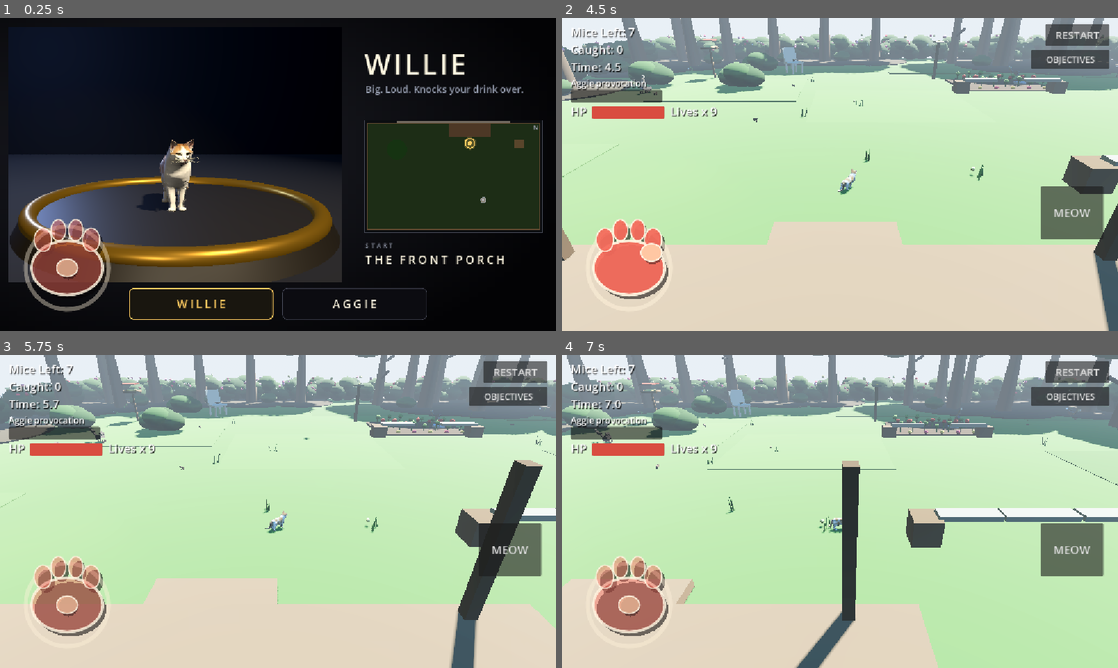
Above: before the commit, frames 1-4 (two rows, left to right).
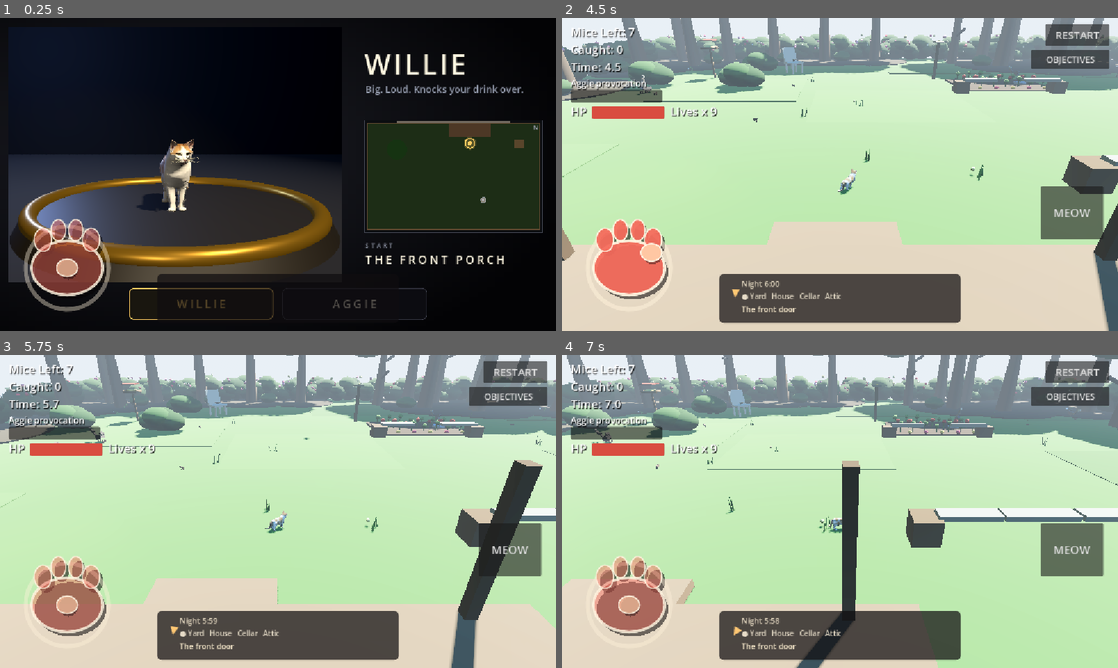
Above: after the commit, the same moments.

Repository: danfour649/puppies-vs-kittens
Game: Godot game, scene res://main.tscn
Same seed, same stepped clock (60 frames per second), same inputs: the game is played once before the commit and once after it.
Inputs (mouse positions are in pixels of both pictures, inside the frame that each line leads up to):
- Up to frame 1 (0.25 s): no input
- Up to frame 2 (4.5 s): click "RESTART" at 0.5 s; click "RESTART" at 1.25 s; click "RESTART" at 2 s; click "MEOW" at 2.75 s; click "OBJECTIVES" at 3.5 s; tap Enter at 4.25 s; drag from (628, 259) to (895, 105) at 4.27 s
- Up to frame 3 (5.75 s): drag from (166, 527) to (250, 574) at 5.02 s
- Up to frame 4 (7 s): move the mouse to (895, 442) at 5.77 s; hold Right 5.78-6.5 s; hold Enter 5.78-6.5 s; click (895, 442) at 5.92 s; tap E at 6.05 s; drag from (812, 574) to (673, 464) at 6.52 s

The runs differ from the first frame. In frame 1, 1.1% of the frame differs, in the area x 28-72%, y 81-97%; in frame 2, 6.9%, in the area x 28-72%, y 81-98%; in frame 3, 6.9%; in frame 4, 6.9%.

Commit message:
Give the night a start, the floors, Glenys, and a compass.
After you pick a cat, a six-minute round asks you to come in from the yard, see the basement, look in on the attic, and stand with Glenys. Dawn or staying in her arms near the end fails the night, and R starts it again. The compass names the floor you are on and points at the next door.

Co-authored-by: Daniel Anthony Fitzgerald <danfour@gmail.com>

Diff:
--- a/godot3d/main.gd
+++ b/godot3d/main.gd
@@ -59,6 +59,7 @@
 var outside: OutsideSystem = null # OUTSIDE
 var occupants: OccupantSystem = null # OCCUPANTS (hub)
 var glenys: GlenysSystem = null # GLENYS (the cat-chaser)
+var night: NightRun = null # the round: floors, Glenys, dawn
 var run_over := false # POISON: a poison death ends the run (no respawn)
 var catch_radius := 0.62
 var duo_shake := Vector3.ZERO
@@ -127,6 +128,10 @@
 	module.build_occupants()
 	occupants = module.occupants
 	_build_glenys()
+	night = NightRun.new()
+	night.name = "NightRun"
+	add_child(night)
+	night.setup(self)
 	# OUTSIDE: trees + squirrels, feeder birds + ambush, the street
 	# frontage (hostile traffic, the Corolla island, the fish
 	# treat) and pedestrians walking dogs.
@@ -657,6 +662,8 @@
 		return
 	if duo != null and duo.input_locked():
 		return
+	if night != null and night.blocks_move():
+		return
 	if cat.is_on_floor():
 		cat.jump()
 	else:
@@ -769,7 +776,9 @@
 		# the smoke test drives straight through it.)
 		if duo != null and duo.input_locked():
 			dir = Vector3.ZERO
-		if run_over: # POISON: the run is over; the cat goes nowhere.
+		if run_over or (night != null and night.blocks_move()):
+			# Poison, or the night card / the ending. The override
+			# above is left alone so the suites can still walk.
 			dir = Vector3.ZERO
 			sprint = false
 			stalk = false
--- /dev/null
+++ b/godot3d/tests/test_night_run.gd
@@ -0,0 +1,108 @@
+extends Node
+## The night round on the full house: start, the floors, Glenys,
+## dawn, and getting caught.
+## Run: godot --headless --path godot3d res://tests/test_night_run.tscn
+
+var _pass := 0
+var _fail := 0
+
+
+func check(cond: bool, label: String) -> void:
+	if cond:
+		_pass += 1
+		print("  ok - ", label)
+	else:
+		_fail += 1
+		print("  FAIL - ", label)
+
+
+func frames(n: int) -> void:
+	for _i in n:
+		await get_tree().physics_frame
+
+
+func _ready() -> void:
+	_run()
+
+
+func _run() -> void:
+	print("NIGHT RUN TESTS")
+	await _round()
+	await _dawn()
+	await _caught()
+	print("NIGHT RUN TESTS DONE: %d passed, %d failed" % [_pass, _fail])
+	get_tree().quit(0 if _fail == 0 else 1)
+
+
+func _boot():
+	var game = load("res://main.tscn").instantiate()
+	add_child(game)
+	await frames(12)
+	game.duo.choose("willie")
+	await frames(4)
+	game.night.start_playing()
+	return game
+
+
+func _round() -> void:
+	var game = await _boot()
+	var night: NightRun = game.night
+	var obj: PvKObjectives = game.objectives
+	check(night.phase == "playing", "the night is underway")
+	check(obj.get_item("night:threshold") != null, "coming inside is an objective")
+	check(obj.get_item("night:cellar") != null, "the basement is an objective")
+	check(obj.get_item("night:attic") != null, "the attic is an objective")
+	check(obj.get_item("night:glenys") != null, "Glenys is the ending")
+	var door: Vector3 = HouseSpec.connectors(HouseSpec.OUTSIDE)[0]["at"]
+	var aim: Vector3 = night.aim_point()
+	check(Vector2(aim.x - door.x, aim.z - door.z).length() < 0.3, "the compass points at the front door")
+	check(night.hint_text() == "The front door", "the compass names the front door")
+	game.zones.travel(HouseSpec.GROUND_FLOOR, "EntryFrontDoor", true)
+	await frames(2)
+	check(obj.is_done("night:threshold"), "coming in from the yard counts")
+	game.zones.travel(HouseSpec.BASEMENT, "EntryStairs", true)
+	await frames(2)
+	check(obj.is_done("night:cellar"), "reaching the basement counts")
+	check(night.hint_text().contains("attic") or night.hint_text().contains("Upstairs"), "the compass turns toward the attic (%s)" % night.hint_text())
+	game.zones.travel(HouseSpec.ATTIC, "EntryHatch", true)
+	await frames(2)
+	check(obj.is_done("night:attic"), "reaching the attic counts")
+	game.zones.travel(HouseSpec.GROUND_FLOOR, "EntryFrontDoor", true)
+	await frames(2)
+	var actor: Node3D = game.glenys.actor
+	game.cat.global_position = actor.global_position + Vector3(0.7, 0.1, 0.2)
+	await frames(8)
+	check(obj.is_done("night:glenys"), "standing with Glenys ends the round")
+	check(night.phase == "won", "the night is won")
+	check(night._banner.text.contains("Press R"), "the ending offers a restart")
+	game.queue_free()
+	await frames(2)
+
+
+func _dawn() -> void:
+	var game = await _boot()
+	var night: NightRun = game.night
+	night.seconds_left = 0.2
+	await frames(30)
+	check(night.phase == "failed", "dawn ends the night")
+	check(night.fail_reason == "dawn", "the fail is dawn")
+	check(night._banner.text.contains("Press R"), "dawn offers a restart")
+	check(night.blocks_move(), "dawn holds the cat")
+	game.queue_free()
+	await frames(2)
+
+
+func _caught() -> void:
+	var game = await _boot()
+	var night: NightRun = game.night
+	game.zones.travel(HouseSpec.GROUND_FLOOR, "EntryFrontDoor", true)
+	await frames(4)
+	night.seconds_left = 12.0
+	check(game.glenys.debug_grab(), "she has him")
+	await frames(120)
+	check(night.phase == "failed", "staying caught ends the night")
+	check(night.fail_reason == "caught", "the fail is caught")
+	check(night._banner.text.contains("Glenys"), "the caught line is about Glenys")
+	check(not night._banner.text.contains("crazy"), "the caught line stays kind")
+	game.queue_free()
+	await frames(2)
--- /dev/null
+++ b/godot3d/tests/test_night_run.tscn
@@ -0,0 +1,6 @@
+[gd_scene load_steps=2 format=3]
+
+[ext_resource type="Script" path="res://tests/test_night_run.gd" id="1"]
+
+[node name="TestNightRun" type="Node"]
+script = ExtResource("1")
--- /dev/null
+++ b/godot3d/tools/tools_circuit_shots.gd
@@ -0,0 +1,65 @@
+extends Node
+## Stills of the connected house, GL Compatibility:
+##   xvfb-run godot --path godot3d --rendering-method gl_compatibility res://tools/tools_circuit_shots.tscn
+
+const MainScene := preload("res://main.tscn")
+
+var _game
+
+
+func _ready() -> void:
+	_run()
+
+
+func _wait(sec: float) -> void:
+	await get_tree().create_timer(sec).timeout
+
+
+func _shot(name: String) -> void:
+	await RenderingServer.frame_post_draw
+	await RenderingServer.frame_post_draw
+	var img := get_viewport().get_texture().get_image()
+	img.save_png("res://screenshots/circuit/%s.png" % name)
+	print("SHOT ", name, " ", img.get_size())
+
+
+func _look(yaw: float) -> void:
+	_game.cam_yaw = yaw
+	_game.snap_camera()
+
+
+func _run() -> void:
+	DirAccess.make_dir_recursive_absolute(ProjectSettings.globalize_path("res://screenshots/circuit"))
+	_game = MainScene.instantiate()
+	add_child(_game)
+	await _wait(0.4)
+	_game.duo.choose("willie")
+	await _wait(0.3)
+	_look(0.0)
+	await _shot("night_start")
+	_game.night.start_playing()
+	_game.cat.global_position = Vector3(2.5, 0.32, -8.7)
+	_game.cat.velocity = Vector3.ZERO
+	_look(0.0)
+	await _wait(0.35)
+	await _shot("yard")
+	_game.zones.travel(HouseSpec.GROUND_FLOOR, "EntryFrontDoor")
+	await _wait(0.1)
+	await _shot("transition")
+	var guard := 0
+	while _game.zones.travelling and guard < 40:
+		await _wait(0.05)
+		guard += 1
+	_look(0.0)
+	await _wait(0.35)
+	await _shot("ground")
+	_game.zones.travel(HouseSpec.BASEMENT, "EntryStairs", true)
+	_look(0.0)
+	await _wait(0.4)
+	await _shot("basement")
+	_game.zones.travel(HouseSpec.ATTIC, "EntryHatch", true)
+	_look(PI)
+	await _wait(0.4)
+	await _shot("attic")
+	print("CIRCUIT SHOTS DONE")
+	get_tree().quit(0)
--- /dev/null
+++ b/godot3d/tools/tools_circuit_shots.tscn
@@ -0,0 +1,6 @@
+[gd_scene load_steps=2 format=3]
+
+[ext_resource type="Script" path="res://tools/tools_circuit_shots.gd" id="1"]
+
+[node name="ToolsCircuitShots" type="Node"]
+script = ExtResource("1")
--- /dev/null
+++ b/godot3d/zones/night_run.gd
@@ -0,0 +1,385 @@
+class_name NightRun
+extends Node
+## One night at 255 Massey, played across the whole house.
+##
+## Start in the yard. Come inside, see the basement, look in on
+## the attic, then find Glenys and tell her the round is done.
+## Dawn ends it. So does staying in her arms once the night is
+## nearly over. R starts the night again.
+##
+## The compass is the "where next" for that round: the floor you
+## are on, and an arrow toward the next door.
+
+
+const LENGTH := 360.0
+const FINAL_WINDOW := 30.0
+const CAUGHT_HOLD := 1.6
+const GLENYS_REACH := 1.55
+const BRIEFING := 5.0
+
+var phase := "wait" # wait, briefing, playing, won, failed
+var fail_reason := ""
+var seconds_left := LENGTH
+
+var _game: Node = null
+var _brief_t := 0.0
+var _held_t := 0.0
+var _visited_outside := false
+var _card: PanelContainer
+var _card_label: Label
+var _banner: Label
+var _clock: Label
+var _floors: Label
+var _hint: Label
+var _arrow: Label
+
+
+func setup(game: Node) -> void:
+	_game = game
+	var obj: PvKObjectives = game.get("objectives")
+	if obj != null:
+		obj.declare("night:threshold", HouseSpec.GROUND_FLOOR, "Come in out of the yard")
+		obj.declare("night:cellar", HouseSpec.BASEMENT, "Visit the basement she kept")
+		obj.declare("night:attic", HouseSpec.ATTIC, "Look in on the attic")
+		obj.declare("night:glenys", HouseSpec.GROUND_FLOOR, "Tell Glenys the house is settled")
+	var zones: ZoneManager = game.get("zones")
+	if zones != null and not zones.zone_changed.is_connected(_on_zone):
+		zones.zone_changed.connect(_on_zone)
+		_visited_outside = zones.current_zone == HouseSpec.OUTSIDE
+	_build_ui()
+	var duo: Node = game.get("duo")
+	if duo != null and not bool(duo.call("input_locked")):
+		_open_briefing()
+	elif duo != null:
+		var select: Node = duo.get("select_ui")
+		if select != null and select.has_signal("chosen"):
+			select.chosen.connect(func(_id: String) -> void: _open_briefing())
+
+
+func blocks_move() -> bool:
+	return phase == "briefing" or phase == "won" or phase == "failed"
+
+
+func start_playing() -> void:
+	if phase == "won" or phase == "failed":
+		return
+	phase = "playing"
+	if _card != null:
+		_card.visible = false
+	var zones: ZoneManager = _zones()
+	if zones != null:
+		_note_zone(zones.current_zone)
+
+
+func aim_point() -> Vector3:
+	return _next().pos
+
+
+func hint_text() -> String:
+	return _next().hint
+
+
+func _open_briefing() -> void:
+	if phase != "wait":
+		return
+	phase = "briefing"
+	_brief_t = 0.0
+	if _card != null:
+		_card.visible = true
+
+
+func _process(delta: float) -> void:
+	if _game == null:
+		return
+	if phase == "briefing":
+		_brief_t += delta
+		if _brief_t >= BRIEFING or _enter_pressed():
+			seconds_left = LENGTH
+			start_playing()
+	elif phase == "playing":
+		seconds_left = maxf(0.0, seconds_left - delta)
+		_check_glenys()
+		_check_caught(delta)
+		if phase == "playing" and seconds_left <= 0.0:
+			var held := _glenys_state() == "grab"
+			_end(false, "caught" if held else "dawn")
+	_refresh_compass()
+
+
+func _enter_pressed() -> bool:
+	return Input.is_physical_key_pressed(KEY_ENTER) or Input.is_physical_key_pressed(KEY_E)
+
+
+func _on_zone(id: String) -> void:
+	if phase == "won" or phase == "failed" or phase == "wait":
+		return
+	_note_zone(id)
+
+
+func _note_zone(id: String) -> void:
+	var obj := _obj()
+	if obj == null:
+		return
+	if id == HouseSpec.OUTSIDE:
+		_visited_outside = true
+	if id == HouseSpec.GROUND_FLOOR and _visited_outside:
+		obj.set_progress("night:threshold", 1)
+	if id == HouseSpec.BASEMENT:
+		obj.set_progress("night:cellar", 1)
+	if id == HouseSpec.ATTIC:
+		obj.set_progress("night:attic", 1)
+	_check_glenys()
+
+
+func _check_glenys() -> void:
+	if phase != "playing":
+		return
+	var obj := _obj()
+	if obj == null or not obj.is_done("night:threshold") or not obj.is_done("night:cellar") or not obj.is_done("night:attic"):
+		return
+	if obj.is_done("night:glenys"):
+		return
+	var glenys: Node = _game.get("glenys")
+	var cat: Node3D = _game.get("cat")
+	if glenys == null or cat == null:
+		return
+	var actor: Node3D = glenys.get("actor")
+	if actor == null:
+		return
+	if cat.global_position.distance_to(actor.global_position) > GLENYS_REACH:
+		return
+	obj.set_progress("night:glenys", 1)
+	_end(true, "")
+
+
+func _check_caught(delta: float) -> void:
+	if seconds_left > FINAL_WINDOW or _glenys_state() != "grab":
+		_held_t = 0.0
+		return
+	_held_t += delta
+	if _held_t >= CAUGHT_HOLD:
+		_end(false, "caught")
+
+
+func _end(won: bool, reason: String) -> void:
+	if phase == "won" or phase == "failed":
+		return
+	phase = "won" if won else "failed"
+	fail_reason = reason
+	if _banner == null:
+		return
+	if won:
+		_banner.text = "You went all through the house, and you came back.\nGlenys is glad of the company.\n\nThe night is over. Press R to play again."
+	elif reason == "caught":
+		_banner.text = "Glenys gathered you up, and the night ended there.\nShe isn't cross.\n\nPress R to slip out and try again."
+	else:
+		_banner.text = "Dawn is in the windows. The night got away.\nThe house is awake.\n\nPress R to try the night again."
+	_banner.visible = true
+
+
+func _glenys_state() -> String:
+	var glenys: Node = _game.get("glenys") if _game != null else null
+	if glenys == null:
+		return ""
+	return String(glenys.get("state"))
+
+
+func _next() -> Dictionary:
+	var zone := ""
+	var zones := _zones()
+	if zones != null:
+		zone = zones.current_zone
+	var obj := _obj()
+	var threshold := obj != null and obj.is_done("night:threshold")
+	var cellar := obj != null and obj.is_done("night:cellar")
+	var attic := obj != null and obj.is_done("night:attic")
+	var told := obj != null and obj.is_done("night:glenys")
+	if not threshold:
+		if zone == HouseSpec.OUTSIDE:
+			return {"pos": _connector_world(HouseSpec.OUTSIDE, 0), "hint": "The front door"}
+		return {"pos": _connector_world(zone, 0), "hint": "Back toward the yard door"}
+	if not cellar:
+		if zone == HouseSpec.GROUND_FLOOR:
+			return {"pos": _connector_world(HouseSpec.GROUND_FLOOR, 1), "hint": "Stairs down to the basement"}
+		if zone == HouseSpec.ATTIC:
+			return {"pos": _connector_world(HouseSpec.ATTIC, 0), "hint": "Downstairs, then the cellar stairs"}
+		if zone == HouseSpec.BASEMENT:
+			return {"pos": _connector_world(HouseSpec.BASEMENT, 0), "hint": "The basement — have a look, then back up"}
+		return {"pos": _connector_world(HouseSpec.OUTSIDE, 0), "hint": "Inside, then the cellar stairs"}
+	if not attic:
+		if zone == HouseSpec.GROUND_FLOOR:
+			return {"pos": _connector_world(HouseSpec.GROUND_FLOOR, 2), "hint": "The hatch up to the attic"}
+		if zone == HouseSpec.BASEMENT:
+			return {"pos": _connector_world(HouseSpec.BASEMENT, 0), "hint": "Upstairs, then the attic hatch"}
+		if zone == HouseSpec.ATTIC:
+			return {"pos": _connector_world(HouseSpec.ATTIC, 0), "hint": "The attic — have a look, then back down"}
+		return {"pos": _connector_world(HouseSpec.OUTSIDE, 0), "hint": "Inside, then the attic hatch"}
+	if not told:
+		if zone == HouseSpec.GROUND_FLOOR:
+			return {"pos": _glenys_pos(), "hint": "Glenys — tell her you made the rounds"}
+		return {"pos": _connector_world(zone, 0), "hint": "Back to Glenys"}
+	return {"pos": _glenys_pos(), "hint": "The round is done"}
+
+
+func _glenys_pos() -> Vector3:
+	var glenys: Node = _game.get("glenys") if _game != null else null
+	if glenys != null:
+		var actor: Node3D = glenys.get("actor")
+		if actor != null:
+			return actor.global_position
+	return HouseSpec.zone_origin(HouseSpec.GROUND_FLOOR) + Vector3(-6.8, 0.0, 3.1)
+
+
+func _connector_world(zone_id: String, index: int) -> Vector3:
+	var list: Array = HouseSpec.connectors(zone_id)
+	if list.is_empty():
+		return _glenys_pos()
+	var cfg: Dictionary = list[clampi(index, 0, list.size() - 1)]
+	var at: Vector3 = cfg["at"]
+	if zone_id == HouseSpec.OUTSIDE:
+		return at
+	return HouseSpec.zone_origin(zone_id) + at
+
+
+func _refresh_compass() -> void:
+	if _clock == null or _game == null:
+		return
+	var show := phase != "wait"
+	_clock.visible = show
+	_floors.visible = show
+	_hint.visible = show
+	_arrow.visible = show
+	if not show:
+		return
+	var secs := maxi(0, int(ceil(seconds_left)))
+	_clock.text = "Night %d:%02d" % [secs / 60, secs % 60]
+	var zone := ""
+	var zones := _zones()
+	if zones != null:
+		zone = zones.current_zone
+	var names := {"outside": "Yard", "ground_floor": "House", "basement": "Cellar", "attic": "Attic"}
+	var bits: PackedStringArray = []
+	for id: String in ["outside", "ground_floor", "basement", "attic"]:
+		var mark := String(names[id])
+		if id == zone:
+			mark = "● " + mark
+		bits.append(mark)
+	_floors.text = "   ".join(bits)
+	var nxt := _next()
+	_hint.text = String(nxt["hint"])
+	var cat: Node3D = _game.get("cat")
+	var rig: Node3D = _game.get("_rig")
+	if cat == null or rig == null:
+		return
+	var to: Vector3 = nxt["pos"] - cat.global_position
+	to.y = 0.0
+	if to.length() < 0.15:
+		_arrow.rotation = 0.0
+		return
+	var fwd := -rig.global_basis.z
+	fwd.y = 0.0
+	var right := rig.global_basis.x
+	right.y = 0.0
+	if fwd.length() < 0.01:
+		return
+	_arrow.rotation = atan2(right.dot(to), fwd.dot(to))
+
+
+func _build_ui() -> void:
+	var layer := CanvasLayer.new()
+	layer.layer = 12
+	add_child(layer)
+	_card = PanelContainer.new()
+	_card.set_anchors_preset(Control.PRESET_CENTER)
+	_card.offset_left = -280
+	_card.offset_right = 280
+	_card.offset_top = -150
+	_card.offset_bottom = 150
+	var sb := StyleBoxFlat.new()
+	sb.bg_color = Color(0.08, 0.06, 0.07, 0.9)
+	sb.set_corner_radius_all(12)
+	sb.content_margin_left = 22
+	sb.content_margin_right = 22
+	sb.content_margin_top = 18
+	sb.content_margin_bottom = 18
+	_card.add_theme_stylebox_override("panel", sb)
+	_card_label = Label.new()
+	_card_label.autowrap_mode = TextServer.AUTOWRAP_WORD_SMART
+	_card_label.add_theme_font_size_override("font_size", 20)
+	_card_label.add_theme_color_override("font_color", Color(0.97, 0.94, 0.88))
+	_card_label.text = "The house is settling in for the night.\n\nCome in from the yard. See the basement. Look in on the attic. Then find Glenys and tell her you made the rounds.\n\nDawn ends it, and so does getting caught.\n\nPress Enter."
+	_card.add_child(_card_label)
+	_card.visible = false
+	layer.add_child(_card)
+	_banner = Label.new()
+	_banner.set_anchors_preset(Control.PRESET_CENTER)
+	_banner.offset_left = -340
+	_banner.offset_right = 340
+	_banner.offset_top = -80
+	_banner.offset_bottom = 80
+	_banner.horizontal_alignment = HORIZONTAL_ALIGNMENT_CENTER
+	_banner.autowrap_mode = TextServer.AUTOWRAP_WORD_SMART
+	_banner.add_theme_font_size_override("font_size", 26)
+	_banner.add_theme_color_override("font_color", Color(1, 0.96, 0.88))
+	_banner.add_theme_color_override("font_shadow_color", Color(0, 0, 0, 0.7))
+	_banner.add_theme_constant_override("shadow_offset_x", 2)
+	_banner.add_theme_constant_override("shadow_offset_y", 2)
+	_banner.visible = false
+	layer.add_child(_banner)
+	var compass := PanelContainer.new()
+	compass.set_anchors_preset(Control.PRESET_CENTER_BOTTOM)
+	compass.offset_left = -250
+	compass.offset_right = 250
+	compass.offset_top = -118
+	compass.offset_bottom = -16
+	var cb := StyleBoxFlat.new()
+	cb.bg_color = Color(0.06, 0.05, 0.06, 0.72)
+	cb.set_corner_radius_all(10)
+	cb.content_margin_left = 14
+	cb.content_margin_right = 14
+	cb.content_margin_top = 8
+	cb.content_margin_bottom = 8
+	compass.add_theme_stylebox_override("panel", cb)
+	var box := VBoxContainer.new()
+	compass.add_child(box)
+	var row := HBoxContainer.new()
+	box.add_child(row)
+	_arrow = Label.new()
+	_arrow.text = "▲"
+	_arrow.custom_minimum_size = Vector2(28, 28)
+	_arrow.pivot_offset = Vector2(14, 14)
+	_arrow.add_theme_font_size_override("font_size", 22)
+	_arrow.add_theme_color_override("font_color", Color(1.0, 0.78, 0.45))
+	row.add_child(_arrow)
+	var words := VBoxContainer.new()
+	words.size_flags_horizontal = Control.SIZE_EXPAND_FILL
+	row.add_child(words)
+	_clock = Label.new()
+	_clock.add_theme_font_size_override("font_size", 16)
+	_clock.add_theme_color_override("font_color", Color(0.95, 0.9, 0.8))
+	words.add_child(_clock)
+	_floors = Label.new()
+	_floors.add_theme_font_size_override("font_size", 15)
+	_floors.add_theme_color_override("font_color", Color(0.9, 0.86, 0.78))
+	words.add_child(_floors)
+	_hint = Label.new()
+	_hint.add_theme_font_size_override("font_size", 16)
+	_hint.add_theme_color_override("font_color", Color(1.0, 0.94, 0.82))
+	words.add_child(_hint)
+	layer.add_child(compass)
+	_clock.visible = false
+	_floors.visible = false
+	_hint.visible = false
+	_arrow.visible = false
+
+
+func _zones() -> ZoneManager:
+	if _game == null:
+		return null
+	return _game.get("zones") as ZoneManager
+
+
+func _obj() -> PvKObjectives:
+	if _game == null:
+		return null
+	return _game.get("objectives") as PvKObjectives
Not shown, added: godot3d/tests/test_circuit.gd.uid
Not shown, added: godot3d/tests/test_night_run.gd.uid
Not shown, added: godot3d/tools/tools_circuit_shots.gd.uid
Not shown, added: godot3d/zones/night_run.gd.uid
Not shown, changed: run_suites.sh
